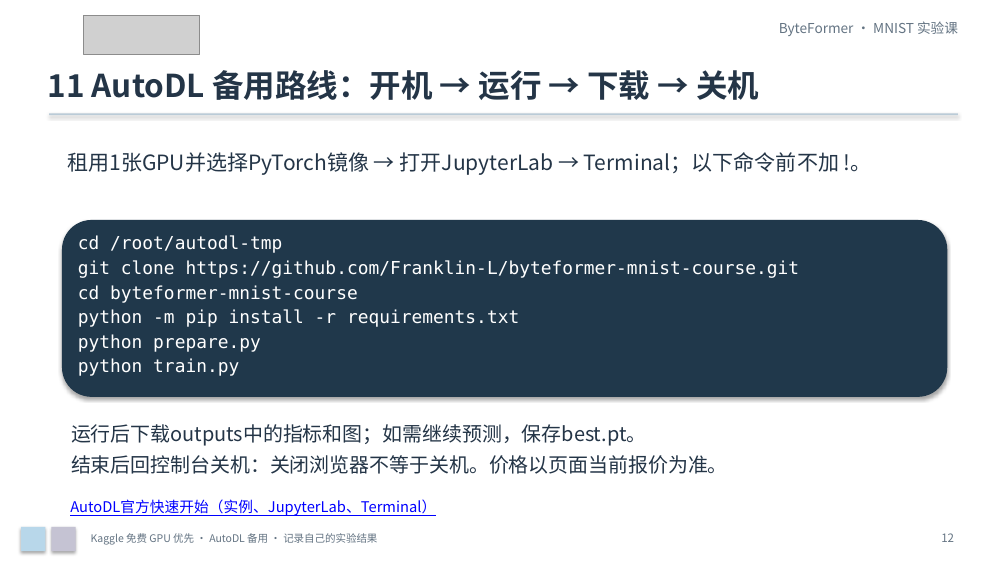
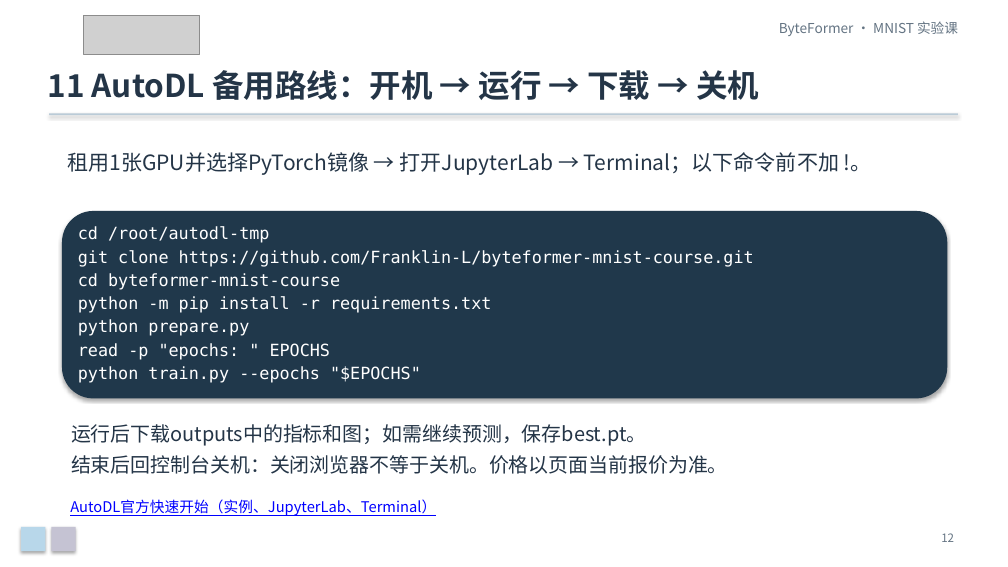
Before and after one commit to Franklin-L/byteformer-mnist-course, a slide deck: slide 12 of docs/ByteFormer_MNIST_零基础实验课.pptx. Drawn at 1008x567 pixels with LibreOffice and Linux fonts; fonts in the diff are those of the drawing; grey boxes stand for pictures. Boxes give left, top, right and bottom in pixels: in the first picture for what was removed or moved away, otherwise in the second. Text is boxed around its words. In the diff, an @@ line names an element or a change of style, - is before the commit and + after.

Commit message:
Let students choose epoch counts and remove repeated slide footer

```diff
--- a/docs/ByteFormer_MNIST_零基础实验课.pptx
+++ b/docs/ByteFormer_MNIST_零基础实验课.pptx
@@ rounded rectangle: place and size @@
-rounded rectangle at (62,220,948,397)
+rounded rectangle at (62,211,948,399)
@@ text "cd /root/autodl-tmp": place and size @@
-text "cd /root/autodl-tmp" at (78,235,800,376)
+text "cd /root/autodl-tmp" at (78,226,754,383)
@@ text at (78,226,754,336): size 17 to 16 pt in "cd /root/autodl-tmp", "git clone https://github.com/Franklin-L/byteformer-mnist-cou ...", "cd byteformer-mnist-course", "python -m pip install -r requirements.txt" and 1 more places @@
@@ text at (78,343,421,383): text changed; size 17 to 16 pt @@
-python train.py
+read -p "epochs: " EPOCHS
+python train.py --epochs "$EPOCHS"
@@ text removed at (91,533,377,545) @@
-Kaggle 免费 GPU 优先 · AutoDL 备用 · 记录自己的实验结果
```
Also in this commit, not shown: 13 other slides changed, 7 other files.
